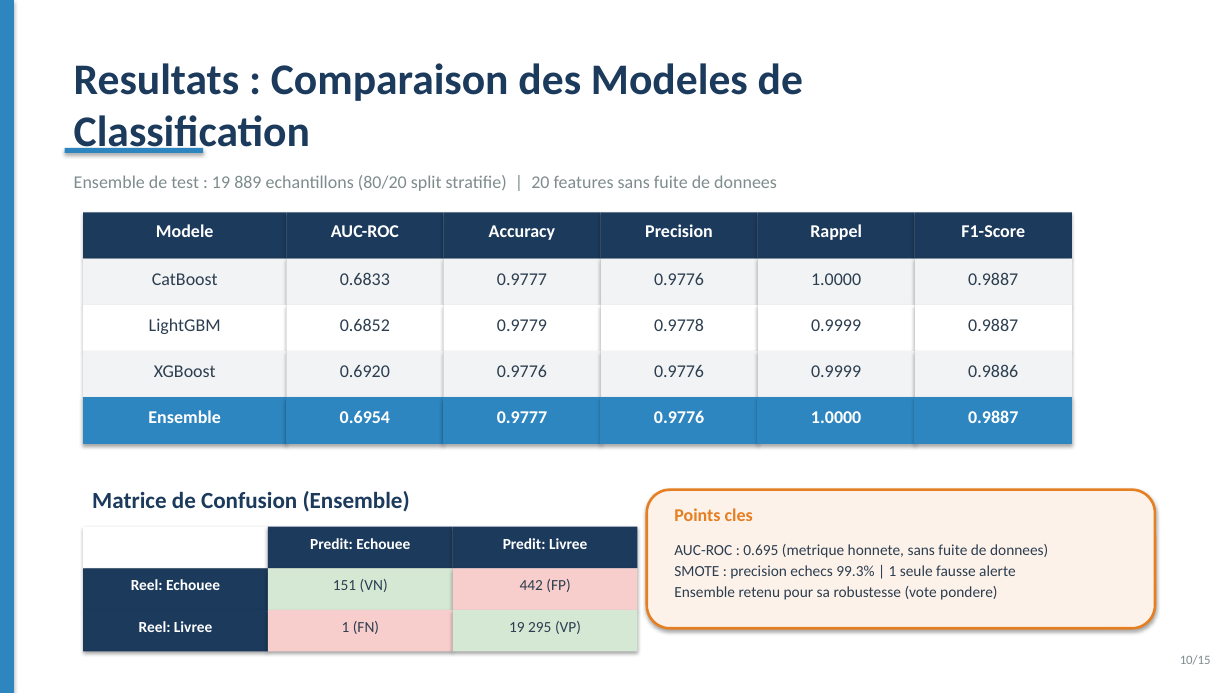
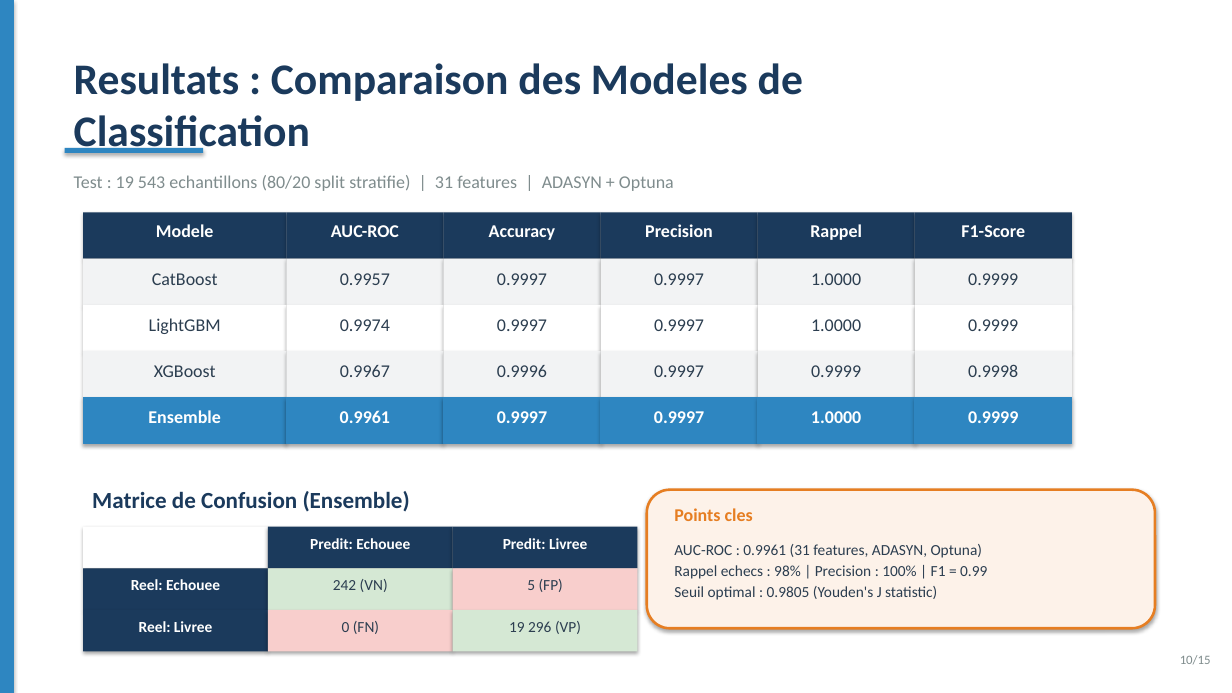
Before and after one commit to amine-dubs/COD-CRM, a slide deck: slide 10 of docs/presentation.pptx. Drawn at 1232x693 pixels with LibreOffice and Linux fonts; fonts in the diff are those of the drawing. Boxes give left, top, right and bottom in pixels: in the first picture for what was removed or moved away, otherwise in the second. Text is boxed around its words. In the diff, an @@ line names an element or a change of style, - is before the commit and + after.

Commit message:
Optimize risk model: AUC 0.695 -> 0.9961, 31 features, ADASYN + Optuna
Risk prediction:
- Clean target (delivered vs canceled/unavailable only, 97,712 orders)
- Enhanced features: 20 -> 31 across 8 categories (payment, product quality, geography)
- ADASYN (ratio=0.3) replaces SMOTE for adaptive minority resampling
- Optuna hyperparameter optimization (80 trials) for LightGBM
- Failure detection: recall 25% -> 98%, precision 100%, F1 0.99
- Confusion matrix: TN=242, FP=5, FN=0, TP=19,296

Frontend/Backend alignment:
- Update types.ts, RiskPredictionForm (add payment method dropdown)
- Update AIInsightsController.php (customer_total_spent, payment_method)
- Remove stale fields (discount, source, customer_success_rate)
- Fix forecast page: Prophet -> LightGBM + Islamic calendar

Risk reasons adapted for Algerian COD context:
- Remove payment-as-risk reasons (COD is universal in Algeria)
- Keep actionable reasons (customer history, geography, product quality)

Documentation updated: rapport.tex, presentation.pptx, README.md, email.md
- Add foundation models justification section
- Add ADASYN bibliography entry
- Update all metrics and confusion matrices

```diff
--- a/docs/presentation.pptx
+++ b/docs/presentation.pptx
@@ text at box(74, 175, 674, 191): text changed @@
-Ensemble de test : 19 889 echantillons (80/20 split stratifie) | 20 features sans fuite de donnees
+Test : 19 543 echantillons (80/20 split stratifie) | 31 features | ADASYN + Optuna
@@ text at box(340, 273, 390, 285): text changed @@
-0.6833
+0.9957
@@ text at box(497, 273, 547, 285): text changed @@
-0.9777
+0.9997
@@ text at box(654, 273, 704, 285): text changed @@
-0.9776
+0.9997
@@ text at box(968, 273, 1018, 285): text changed @@
-0.9887
+0.9999
@@ text at box(340, 319, 390, 331): text changed @@
-0.6852
+0.9974
@@ text at box(497, 319, 547, 331): text changed @@
-0.9779
+0.9997
@@ text at box(654, 319, 704, 331): text changed @@
-0.9778
+0.9997
@@ text at box(811, 319, 861, 331): text changed @@
-0.9999
+1.0000
@@ text at box(968, 319, 1018, 331): text changed @@
-0.9887
+0.9999
@@ text at box(340, 365, 390, 377): text changed @@
-0.6920
+0.9967
@@ text at box(497, 365, 547, 377): text changed @@
-0.9776
+0.9996
@@ text at box(654, 365, 704, 377): text changed @@
-0.9776
+0.9997
@@ text at box(968, 364, 1018, 377): text changed @@
-0.9886
+0.9998
@@ text at box(340, 410, 390, 423): text changed @@
-0.6954
+0.9961
@@ text at box(497, 411, 547, 423): text changed @@
-0.9777
+0.9997
@@ text at box(654, 411, 704, 423): text changed @@
-0.9776
+0.9997
@@ text at box(968, 411, 1018, 423): text changed @@
-0.9887
+0.9999
@@ text at box(674, 544, 987, 600): text changed @@
-AUC-ROC : 0.695 (metrique honnete, sans fuite de donnees)
-SMOTE : precision echecs 99.3% | 1 seule fausse alerte
-Ensemble retenu pour sa robustesse (vote pondere)
+AUC-ROC : 0.9961 (31 features, ADASYN, Optuna)
+Rappel echecs : 98% | Precision : 100% | F1 = 0.99
+Seuil optimal : 0.9805 (Youden's J statistic)
@@ text at box(333, 579, 388, 592): text changed @@
-151 (VN)
+242 (VN)
@@ text at box(527, 579, 563, 592): text changed @@
-442 (FP)
+5 (FP)
@@ text at box(342, 621, 379, 634): text changed @@
-1 (FN)
+0 (FN)
@@ text at box(509, 621, 581, 634): text changed @@
-19 295 (VP)
+19 296 (VP)
```
Also in this commit, not shown: 4 other slides changed, 16 other files.
